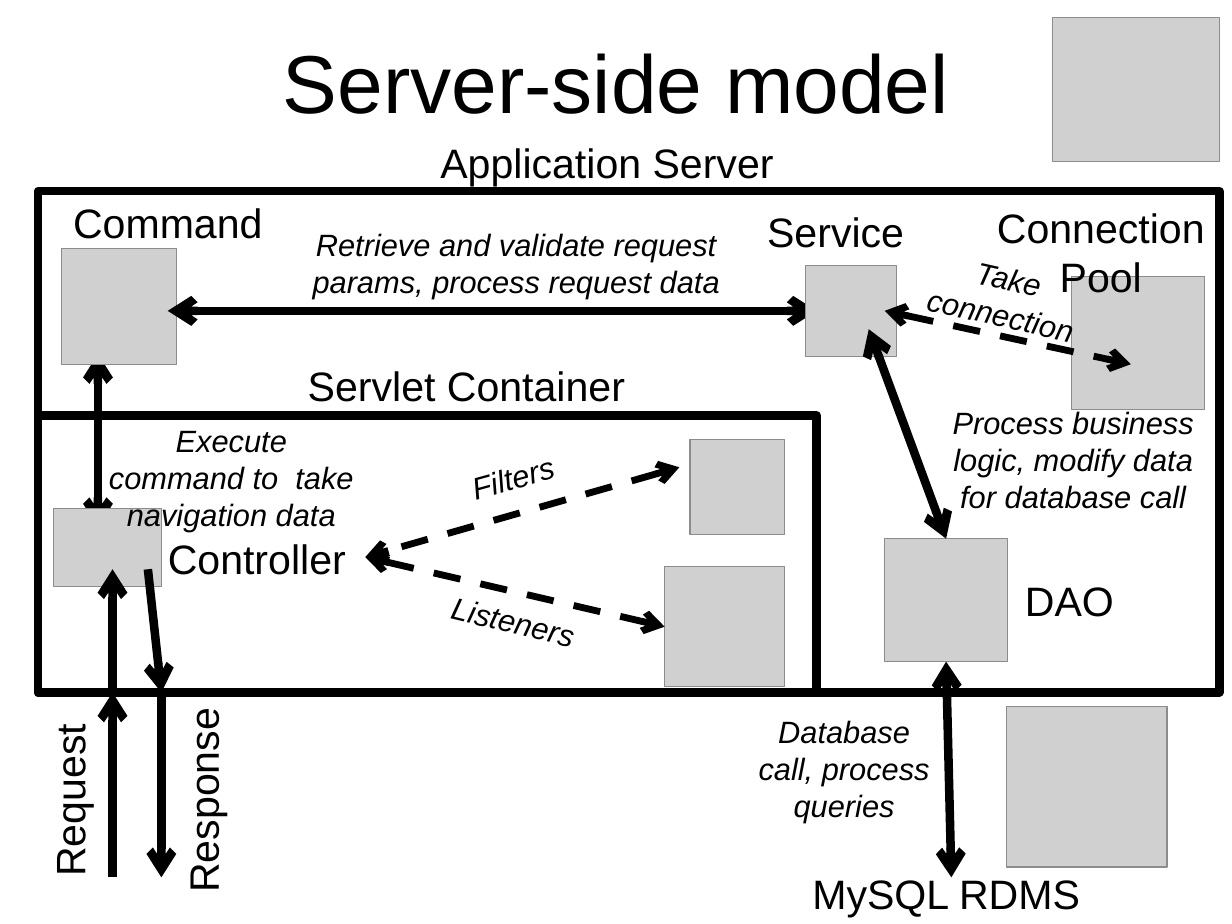
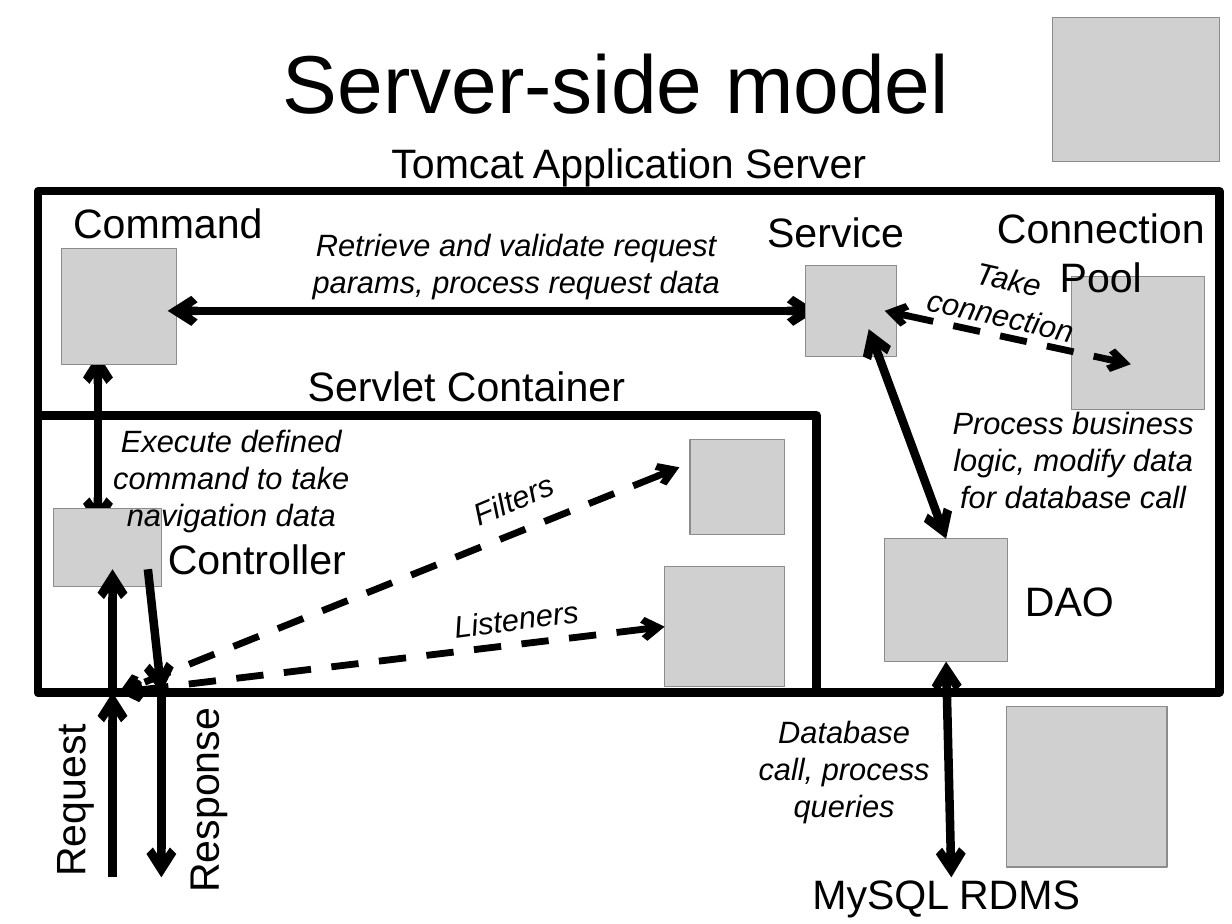
Before and after one commit to jahstreet/JCasino, a slide deck: slide 15 of JCasino presentation.pptx. Drawn at 1232x924 pixels with LibreOffice and Linux fonts; fonts in the diff are those of the drawing; grey boxes stand for pictures; background and template pictures are left out. Boxes give left, top, right and bottom in pixels: in the first picture for what was removed or moved away, otherwise in the second. Text is boxed around its words. In the diff, an @@ line names an element or a change of style, - is before the commit and + after.

```diff
--- a/JCasino presentation.pptx
+++ b/JCasino presentation.pptx
@@ text at (x1=391, y1=148, x2=866, y2=186): text changed @@
-Application Server
+Tomcat Application Server
@@ text at (x1=113, y1=429, x2=349, y2=531): text changed @@
-Execute command to take navigation data
+Execute defined command to take navigation data
@@ text "Filters" moved from (x1=376, y1=417, x2=651, y2=539) to (x1=379, y1=424, x2=649, y2=577) @@
@@ text "Filters" at (x1=379, y1=424, x2=649, y2=577): rotation 344 to 337 degrees @@
@@ double arrow moved from (679, 467) - (366, 557) to (679, 467) - (120, 692) @@
@@ text "Listeners" moved from (x1=376, y1=565, x2=652, y2=679) to (x1=456, y1=606, x2=580, y2=644) @@
@@ text "Listeners" at (x1=456, y1=606, x2=580, y2=644): rotation 13 to 352 degrees @@
@@ double arrow moved from (366, 557) - (664, 627) to (120, 692) - (664, 627) @@
```
Also in this commit, not shown: 13 other slides changed, 15 other files.
